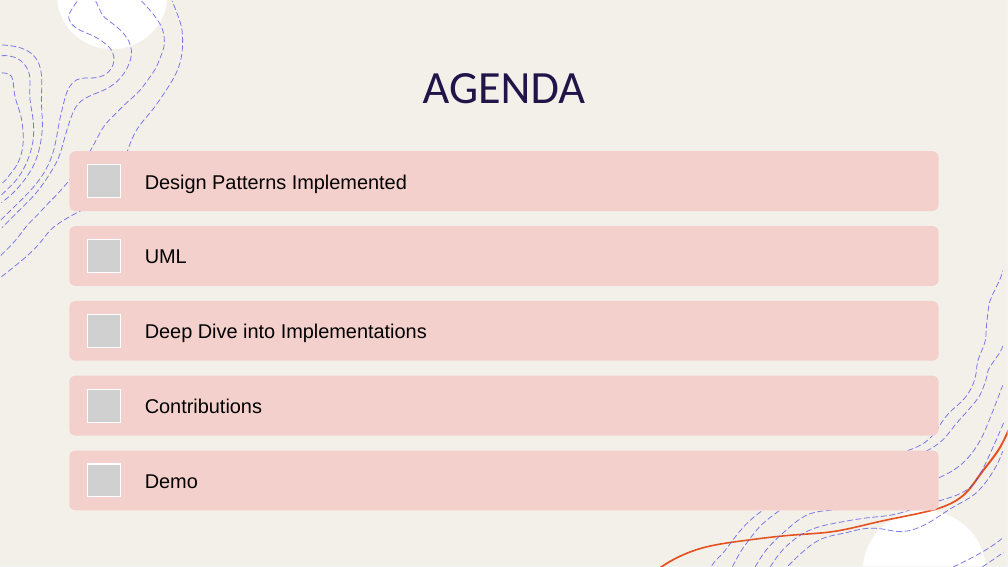
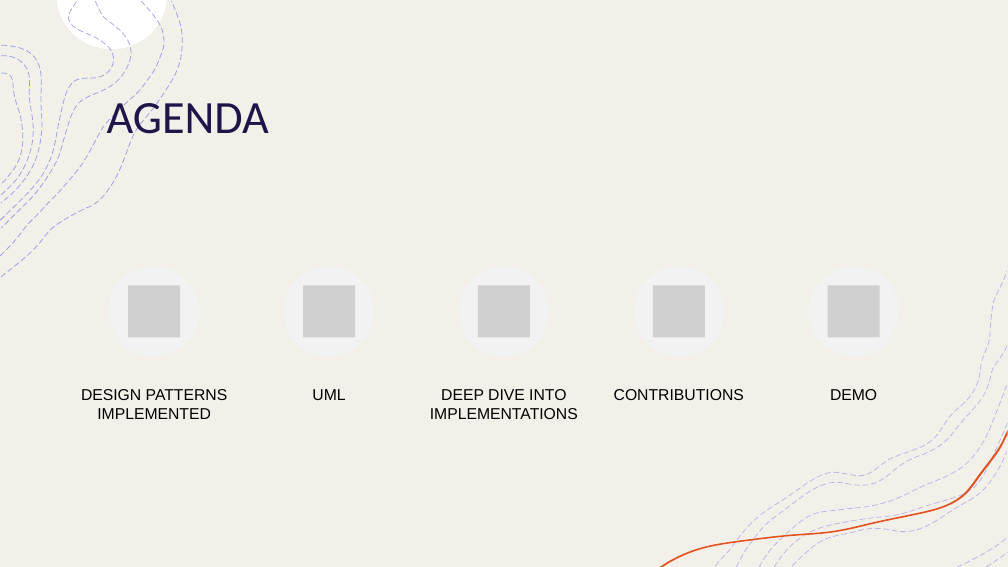
Before and after one commit to rajivranjan7/RideNow, a slide deck: slide 2 of Ridenow_Presentation.pptx. Drawn at 1008x567 pixels with LibreOffice and Linux fonts; fonts in the diff are those of the drawing; grey boxes stand for pictures. Boxes give left, top, right and bottom in pixels: in the first picture for what was removed or moved away, otherwise in the second. Text is boxed around its words. In the diff, an @@ line names an element or a change of style, - is before the commit and + after.

Commit message:
Modified Presentation

```diff
--- a/Ridenow_Presentation.pptx
+++ b/Ridenow_Presentation.pptx
@@ rectangle removed at <box>0,0,1008,567</box> @@
@@ rectangle added at <box>0,0,1008,567</box>, fill #FFFFFF, outline #F2F2F2 1 pt @@
@@ rectangle added at <box>0,0,1008,567</box>, fill #F3F0E9 @@
@@ title "AGENDA": place and size @@
-title "AGENDA" at <box>423,73,585,104</box>
+title "AGENDA" at <box>107,94,269,144</box>
@@ title "AGENDA" at <box>107,94,269,144</box>: alignment centre to left @@
@@ group removed at <box>2,2,183,277</box>: 4 freeform shapes @@
@@ group added at <box>1,0,183,277</box>: 8 freeform shapes @@
@@ picture: place and size @@
-picture at <box>88,165,121,198</box>
+picture at <box>129,285,181,337</box>
@@ freeform shape removed at <box>712,271,1003,566</box> @@
@@ group added at <box>109,266,899,357</box>: 5 ellipses, 4 pictures @@
@@ text at <box>81,389,228,419</box>: text changed; size 19 to 15 pt @@
-Design Patterns Implemented
+DESIGN PATTERNS IMPLEMENTED
@@ text "UML": place and size @@
-text "UML" at <box>145,249,187,264</box>
+text "UML" at <box>312,389,345,400</box>
@@ text "UML" at <box>312,389,345,400</box>: size 19 to 15 pt; alignment left to centre; less space between paragraphs; vertical alignment middle to top @@
@@ text at <box>430,389,578,419</box>: text changed; size 19 to 15 pt @@
-Deep Dive into Implementations
+DEEP DIVE INTO IMPLEMENTATIONS
@@ text at <box>614,389,744,400</box>: text changed; size 19 to 15 pt @@
-Contributions
+CONTRIBUTIONS
@@ vertical alignment middle to top in 4 elements at <box>614,389,744,400</box>, <box>430,389,578,419</box>, <box>81,389,228,419</box>, <box>830,389,877,400</box> @@
@@ text at <box>830,389,877,400</box>: text changed; size 19 to 15 pt @@
-Demo
+DEMO
@@ group added at <box>659,271,1008,567</box>: 8 freeform shapes @@
@@ group removed at <box>70,151,939,510</box>: 5 rounded rectangles, 4 pictures @@
@@ freeform shape removed at <box>789,451,1003,566</box> @@
```
Also in this commit, not shown: 2 other slides changed.
